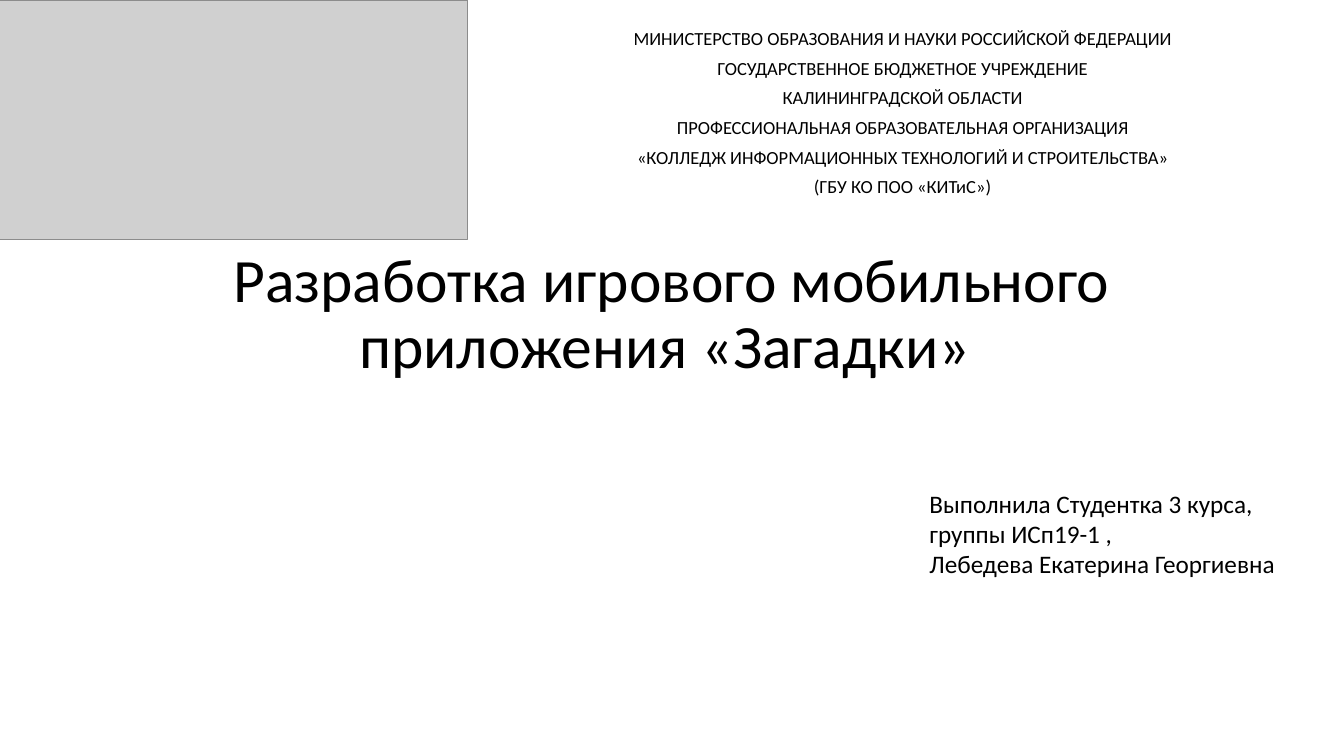
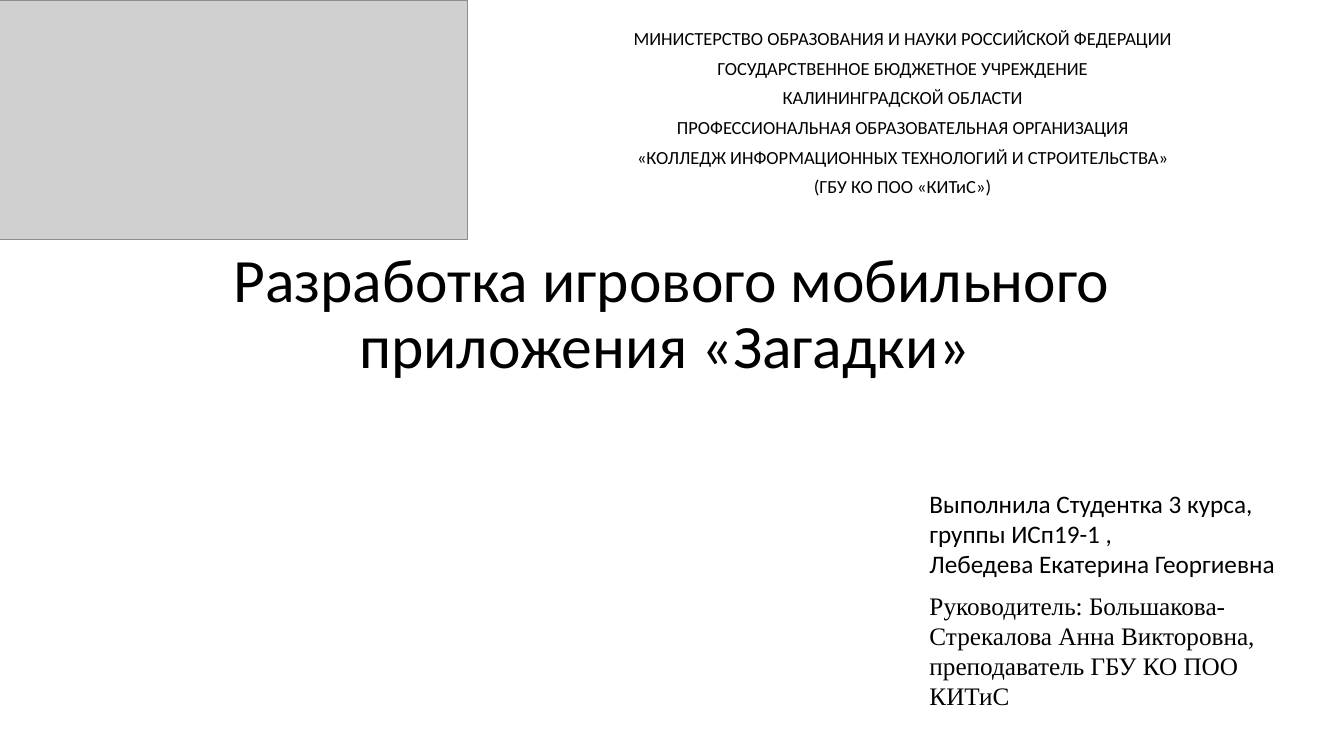
Before and after one commit to myKotik/Puzzles, a slide deck: slide 1 of Project/Презентация к курсовому проекту.pptx. Drawn at 1344x756 pixels with LibreOffice and Linux fonts; fonts in the diff are those of the drawing; grey boxes stand for pictures. Boxes give left, top, right and bottom in pixels: in the first picture for what was removed or moved away, otherwise in the second. Text is boxed around its words. In the diff, an @@ line names an element or a change of style, - is before the commit and + after.

```diff
--- a/Project/Презентация к курсовому проекту.pptx
+++ b/Project/Презентация к курсовому проекту.pptx
@@ text added at (929, 598, 1254, 706), 18 pt, text #000000 @@
+Руководитель: Большакова-Стрекалова Анна Викторовна, преподаватель ГБУ КО ПОО КИТиС
```
Also in this commit, not shown: 1 other slide changed, 1 slide added, 1 slide removed.
